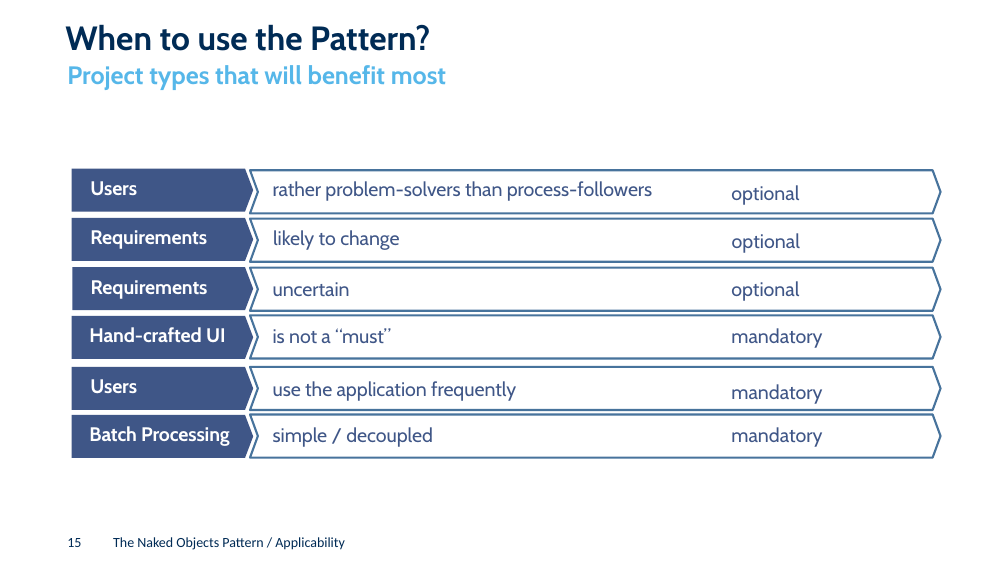
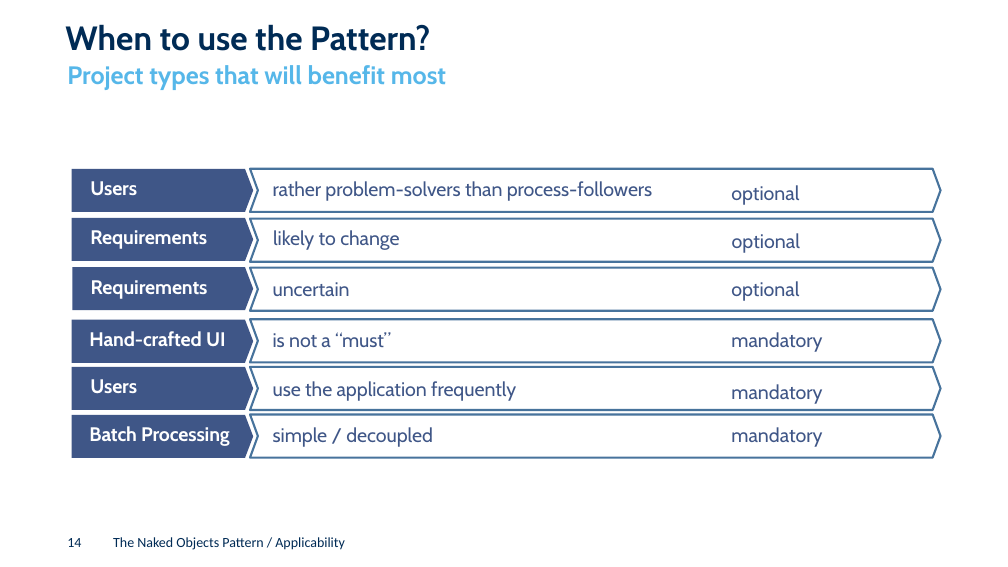
Before and after one commit to joerg-rade/dddsample-isis, a slide deck: slide 14 of NakedObjects.pptx (slide 15 before the commit). Drawn at 1008x567 pixels with LibreOffice and Linux fonts; fonts in the diff are those of the drawing; background and template pictures are left out. Boxes give left, top, right and bottom in pixels: in the first picture for what was removed or moved away, otherwise in the second. Text is boxed around its words. In the diff, an @@ line names an element or a change of style, - is before the commit and + after.

```diff
--- a/NakedObjects.pptx
+++ b/NakedObjects.pptx
@@ freeform shape at (x1=72, y1=169, x2=253, y2=213): outline redrawn @@
@@ freeform shape at (x1=250, y1=169, x2=940, y2=213): outline redrawn @@
@@ 3 texts, 2 freeform shapes moved together from (x1=72, y1=316, x2=940, y2=359) to (x1=72, y1=320, x2=940, y2=363) @@
@@ page number at (x1=67, y1=538, x2=81, y2=547): text changed @@
-15
+14
```
Also in this commit, not shown: 16 other slides changed, 2 slides added, 1 slide removed, 4 other files.
